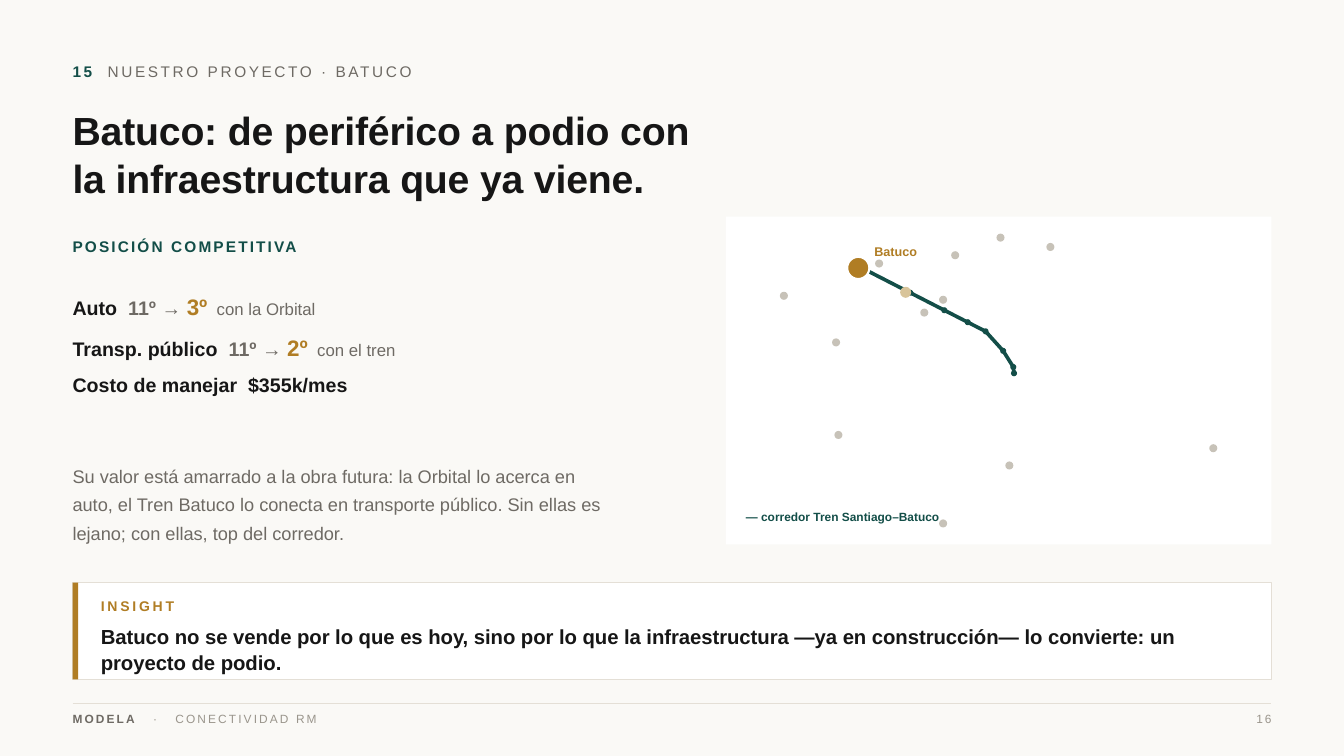
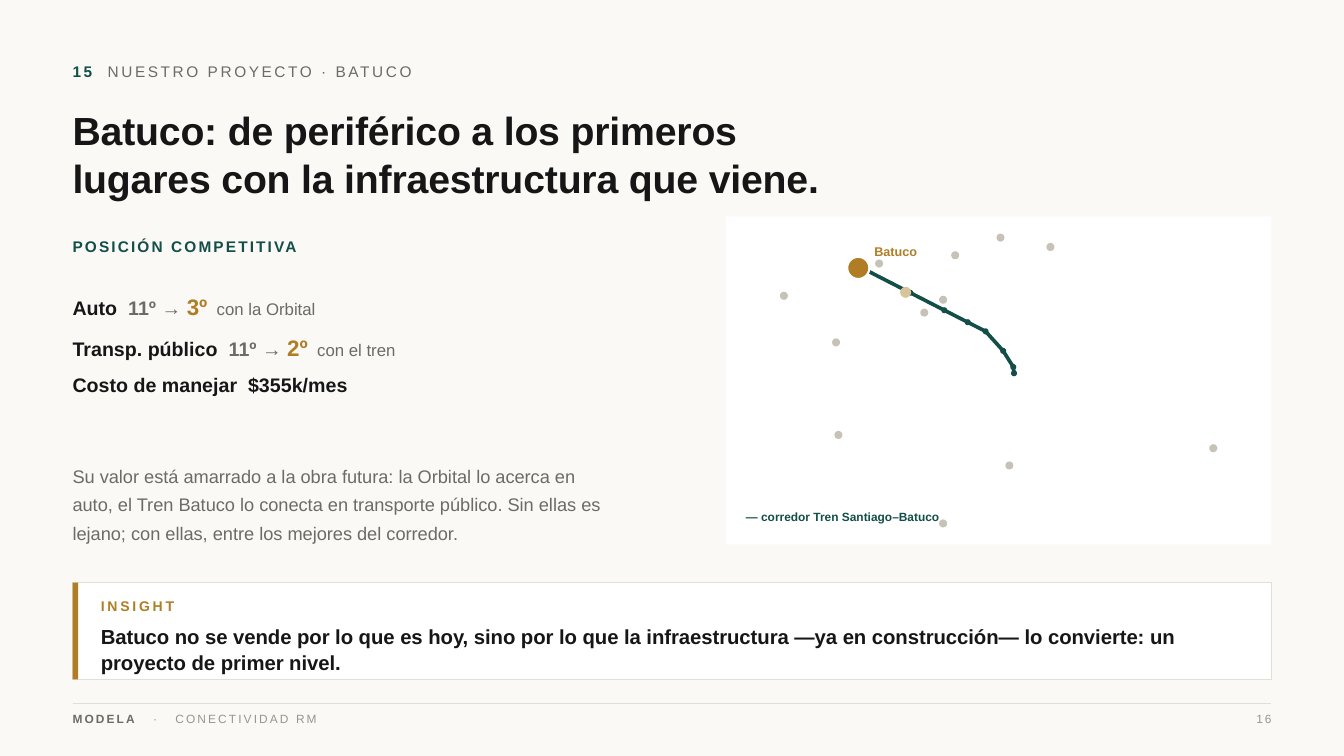
Before and after one commit to modela-simulador/modela-simulador, a slide deck: slide 16 of public/conectividad/Conectividad-Modela.pptx. Drawn at 1344x756 pixels with LibreOffice and Linux fonts; fonts in the diff are those of the drawing. Boxes give left, top, right and bottom in pixels: in the first picture for what was removed or moved away, otherwise in the second. Text is boxed around its words. In the diff, an @@ line names an element or a change of style, - is before the commit and + after.

```diff
--- a/public/conectividad/Conectividad-Modela.pptx
+++ b/public/conectividad/Conectividad-Modela.pptx
@@ text at <box>73,116,819,201</box>: text changed @@
-Batuco: de periférico a podio con
-la infraestructura que ya viene.
+Batuco: de periférico a los primeros
+lugares con la infraestructura que viene.
@@ text at <box>73,469,600,544</box>: text changed @@
-Su valor está amarrado a la obra futura: la Orbital lo acerca en auto, el Tren Batuco lo conecta en transporte público. Sin ellas es lejano; con ellas, top del corredor.
+Su valor está amarrado a la obra futura: la Orbital lo acerca en auto, el Tren Batuco lo conecta en transporte público. Sin ellas es lejano; con ellas, entre los mejores del corredor.
@@ text at <box>101,629,1175,675</box>: text changed @@
-Batuco no se vende por lo que es hoy, sino por lo que la infraestructura —ya en construcción— lo convierte: un proyecto de podio.
+Batuco no se vende por lo que es hoy, sino por lo que la infraestructura —ya en construcción— lo convierte: un proyecto de primer nivel.
```
Also in this commit, not shown: 9 other slides changed, 3 slides added, 3 slides removed, 39 other files.
